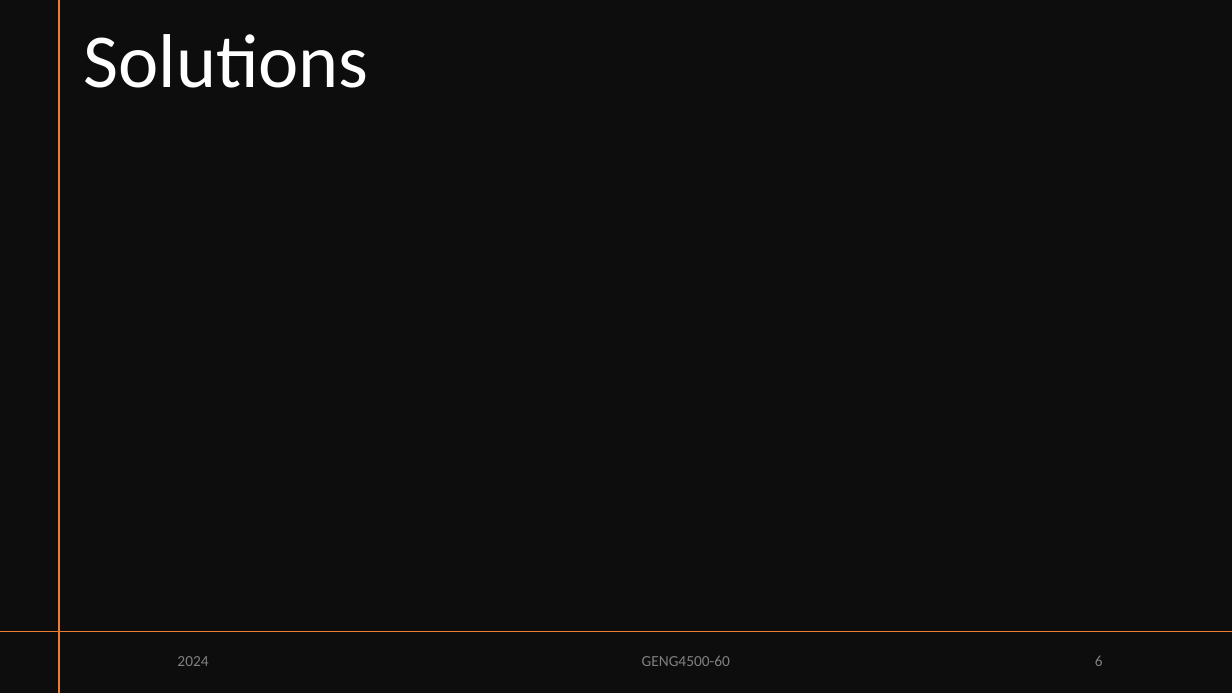
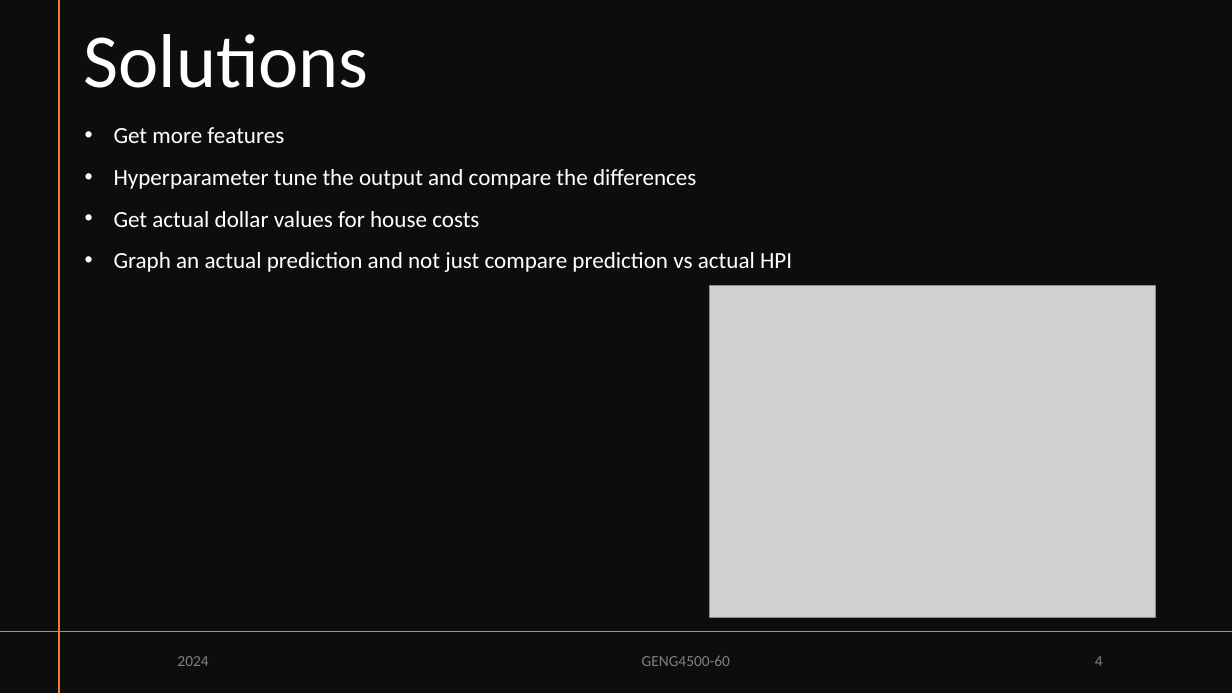
Before and after one commit to PMcTwist/Machine_Learn_Project, a slide deck: slide 4 of Presentation/ALI_Raymond_MAYNARD_Patrick_GENG4500_Final_presentation_2024.pptx (slide 6 before the commit). Drawn at 1232x693 pixels with LibreOffice and Linux fonts; fonts in the diff are those of the drawing; grey boxes stand for pictures. Boxes give left, top, right and bottom in pixels: in the first picture for what was removed or moved away, otherwise in the second. Text is boxed around its words. In the diff, an @@ line names an element or a change of style, - is before the commit and + after.

Commit message:
-Fleshed out slides with code snippets, datasets, and graphs -Re-arranged slides to flow better -Added references -Added pictures of cute robots doing exercise - most important part of this whole thing!
P@

```diff
--- a/Presentation/ALI_Raymond_MAYNARD_Patrick_GENG4500_Final_presentation_2024.pptx
+++ b/Presentation/ALI_Raymond_MAYNARD_Patrick_GENG4500_Final_presentation_2024.pptx
@@ text added at [114,127,792,272], 18 pt, text #FFFFFF @@
+• Get more features
+• Hyperparameter tune the output and compare the differences
+• Get actual dollar values for house costs
+• Graph an actual prediction and not just compare prediction vs actual HPI
@@ picture added at [709,286,1155,617] @@
@@ page number at [1095,656,1103,666]: text changed @@
-6
+4
```
Also in this commit, not shown: 8 other slides changed.
